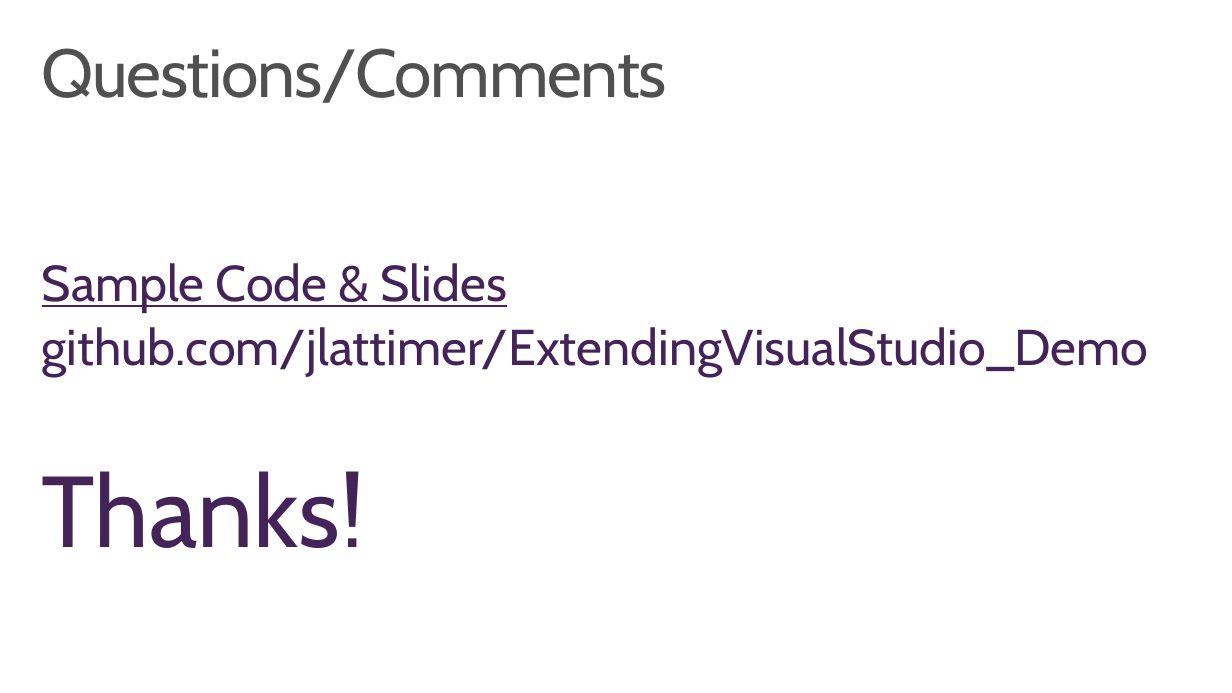
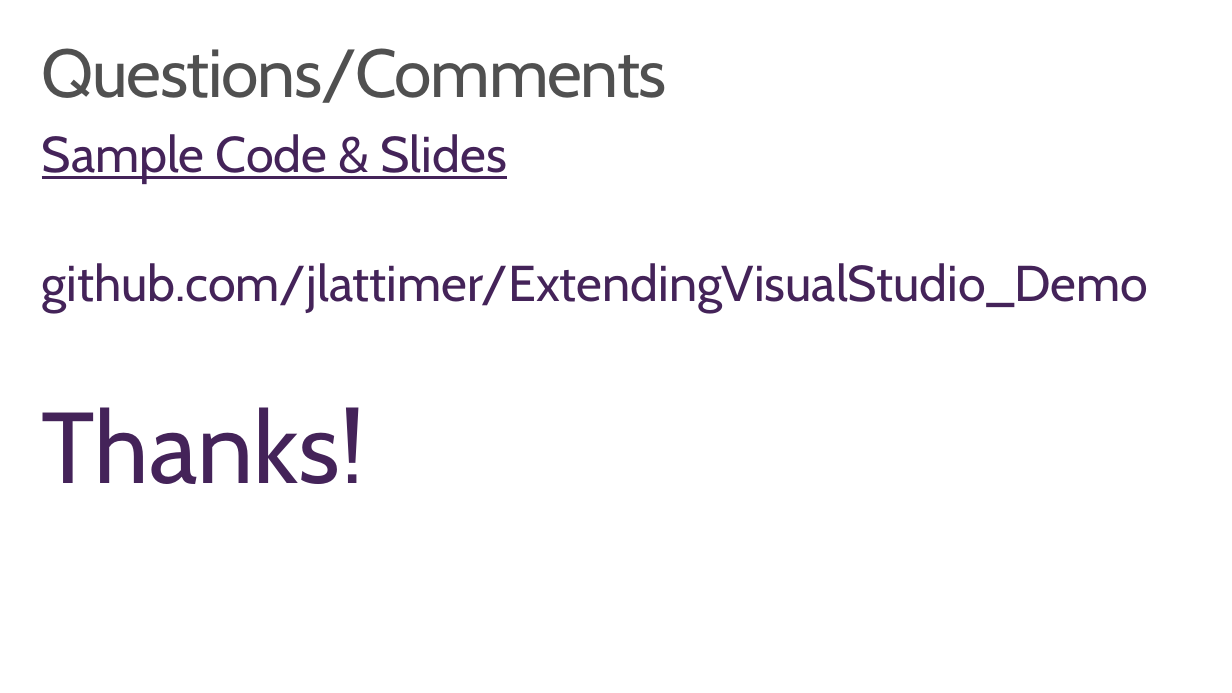
Before and after one commit to jlattimer/ExtendingVisualStudio_Demo, a slide deck: slide 14 of Extending Visual Studio and Making It Work for You.pptx. Drawn at 1232x693 pixels with LibreOffice and Linux fonts; fonts in the diff are those of the drawing. Boxes give left, top, right and bottom in pixels: in the first picture for what was removed or moved away, otherwise in the second. Text is boxed around its words. In the diff, an @@ line names an element or a change of style, - is before the commit and + after.

```diff
--- a/Extending Visual Studio and Making It Work for You.pptx
+++ b/Extending Visual Studio and Making It Work for You.pptx
@@ text "Sample Code & Slides" rewrapped from (42,263,1149,548) to (42,134,1149,484) @@
```
Also in this commit, not shown: 1 other slide changed.
